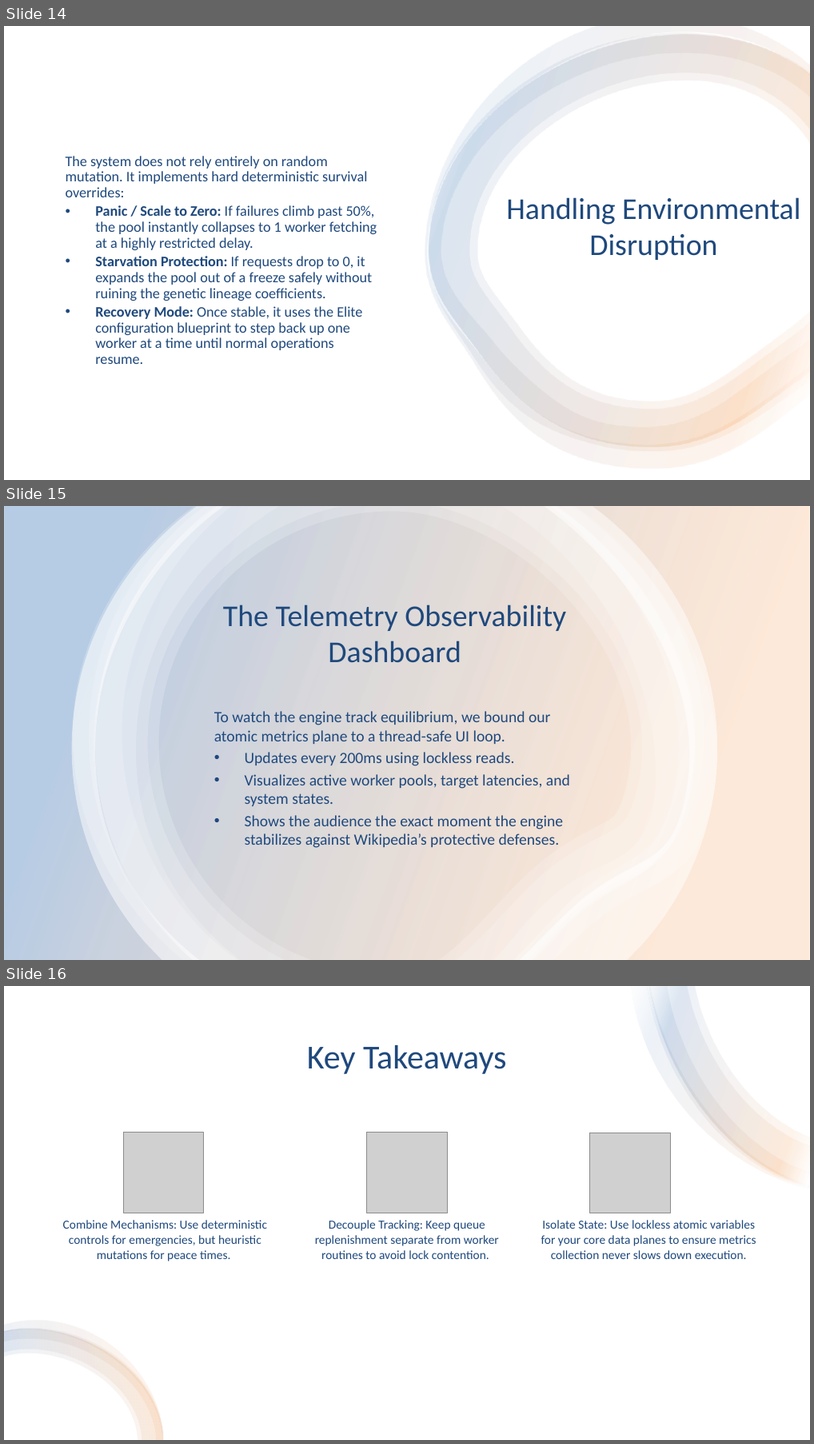
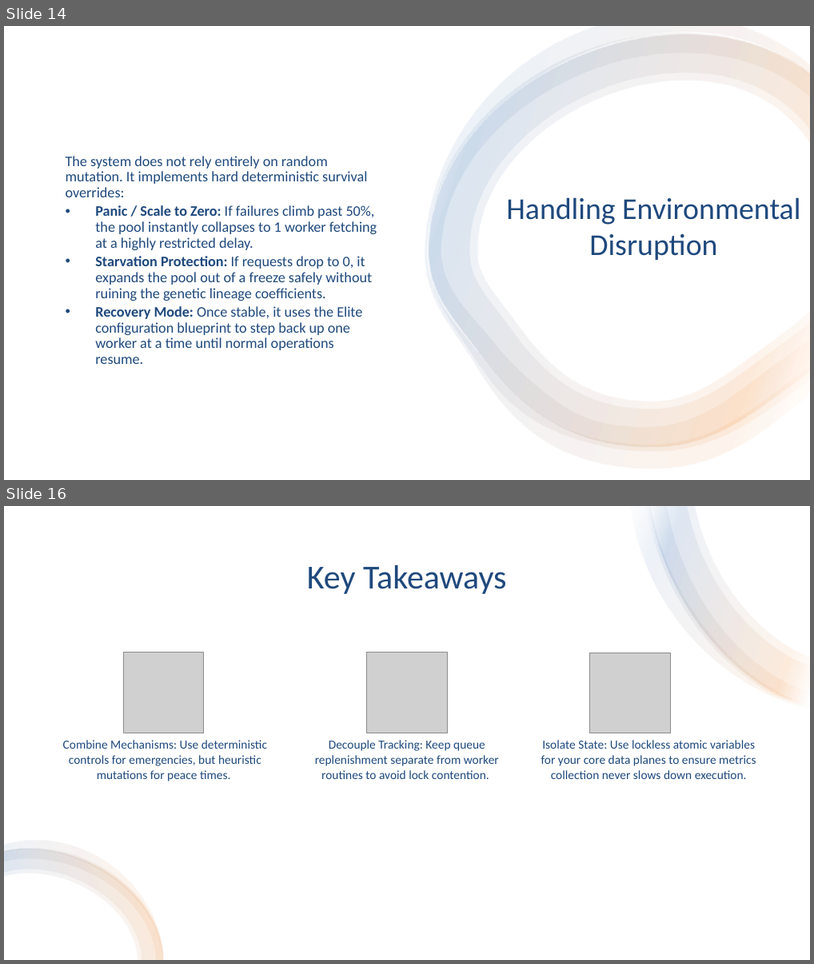
Before and after one commit to caseylmanus/workerpool, a slide deck: presentation.pptx. Shown one above the other, each under a label of ours: slides 14, 15 and 16 before the commit, slides 14 and 16 after it; the slides between them are not shown. The pictures are 814x1444 and 814x964 pixels, drawn with LibreOffice and Linux fonts; fonts in the diff are those of the drawing; grey boxes stand for pictures. Boxes give left, top, right and bottom in pixels: in the first picture for what was removed or moved away, otherwise in the second. Text is boxed around its words. In the diff, an @@ line names an element or a change of style, - is before the commit and + after.

```diff
--- a/presentation.pptx
+++ b/presentation.pptx
@@ slide 15 removed at <box>4,506,810,960</box>, background #FFFFFF @@
@@ rectangle removed at <box>4,506,810,959</box> @@
@@ group removed at <box>72,506,718,959</box>: 6 freeform shapes @@
@@ title removed at <box>223,604,566,663</box> @@
-The Telemetry Observability Dashboard
@@ text removed at <box>214,711,570,848</box> @@
-To watch the engine track equilibrium, we bound our atomic metrics plane to a thread-safe UI loop.
-• Updates every 200ms using lockless reads.
-• Visualizes active worker pools, target latencies, and system states.
-• Shows the audience the exact moment the engine stabilizes against Wikipedia’s protective defenses.
```
Also in this commit, not shown: 5 slides changed, 1 slide added.
